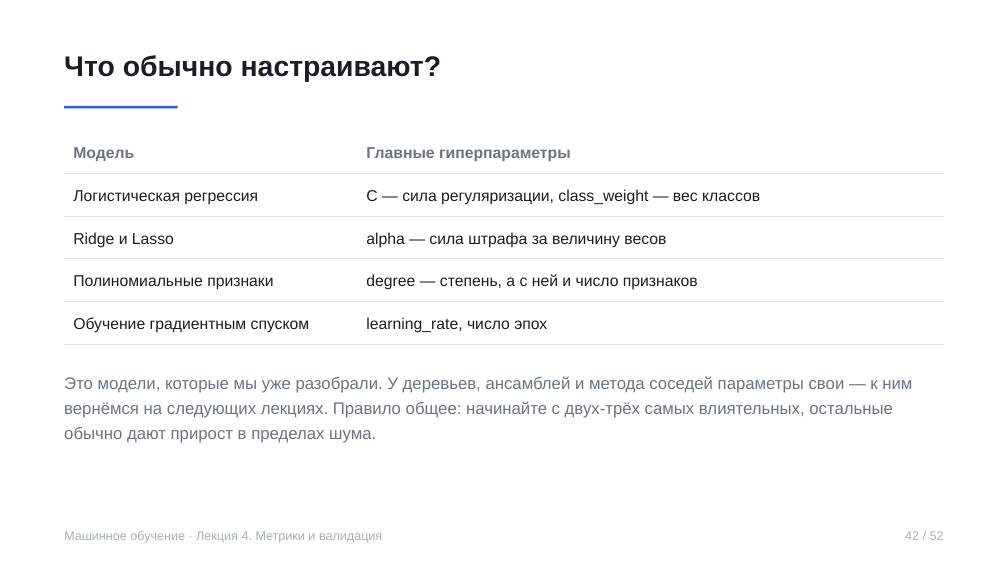
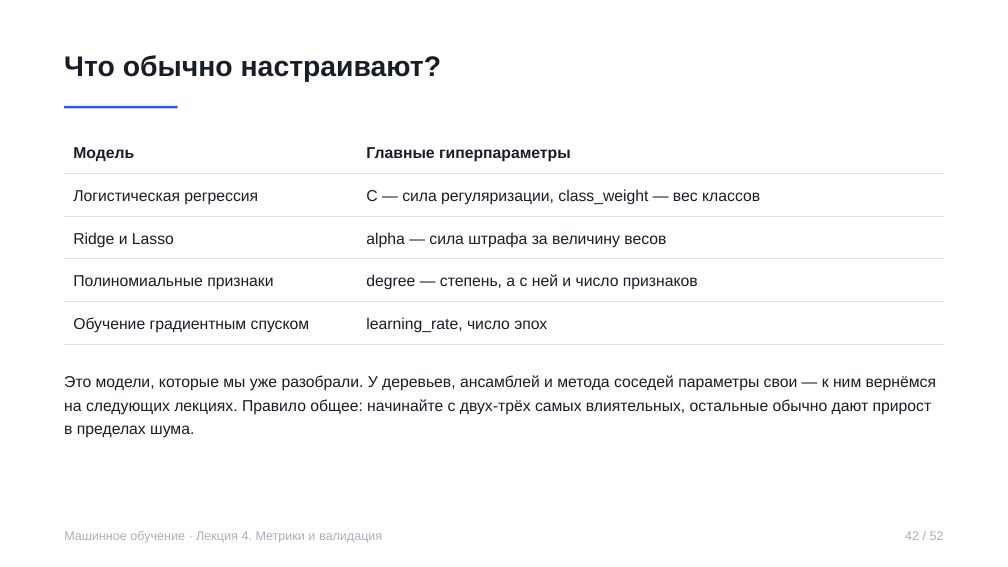
Before and after one commit to rustam-azimov/ml-course-hse, a slide deck: slide 42 of lectures/lecture04.pptx. Drawn at 1008x567 pixels with LibreOffice and Linux fonts; fonts in the diff are those of the drawing. Boxes give left, top, right and bottom in pixels: in the first picture for what was removed or moved away, otherwise in the second. Text is boxed around its words. In the diff, an @@ line names an element or a change of style, - is before the commit and + after.

```diff
--- a/lectures/lecture04.pptx
+++ b/lectures/lecture04.pptx
@@ table at [64, 130, 944, 345] @@
@@ text colour #6B7484 to #181D27 in "Модель", "Главные гиперпараметры" @@
@@ text "Это модели, которые мы уже ..." at [64, 375, 936, 438]: size 16 to 15 pt, text colour #6B7484 to #181D27 @@
```
Also in this commit, not shown: 43 other slides changed, 5 other files.
